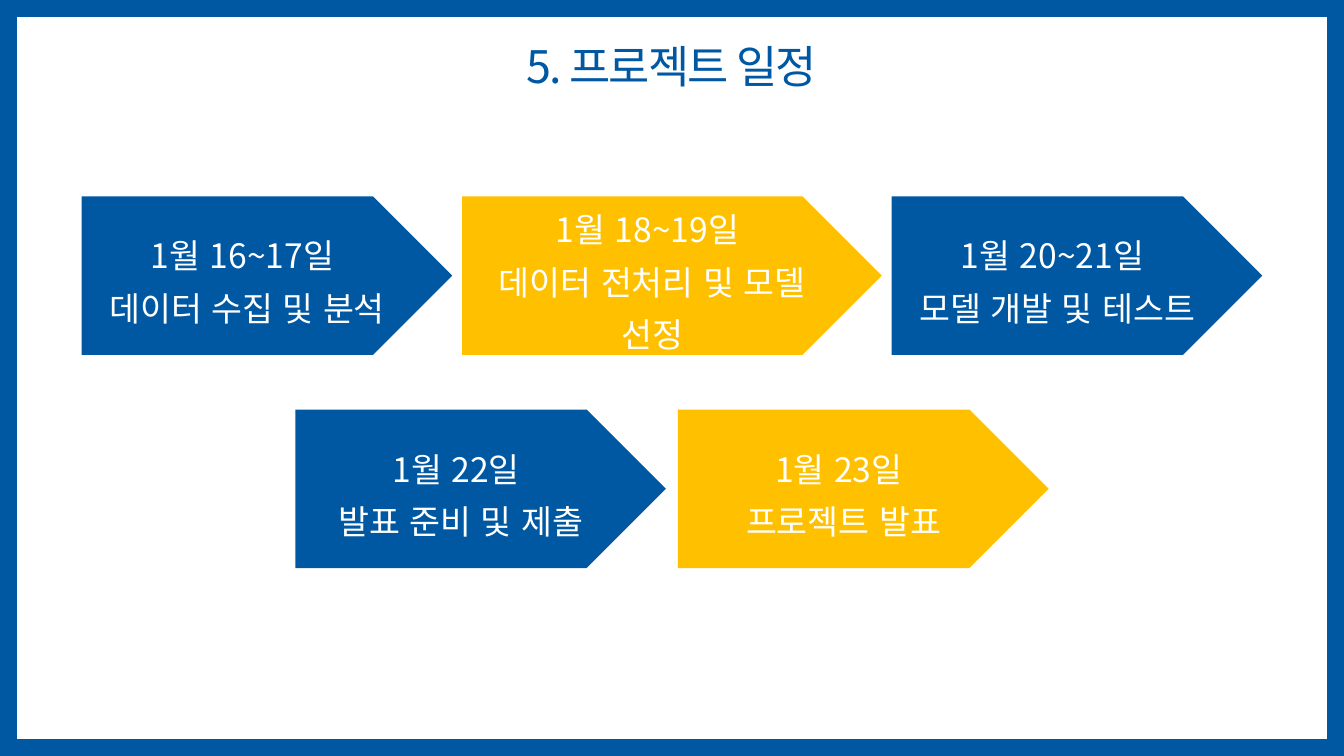
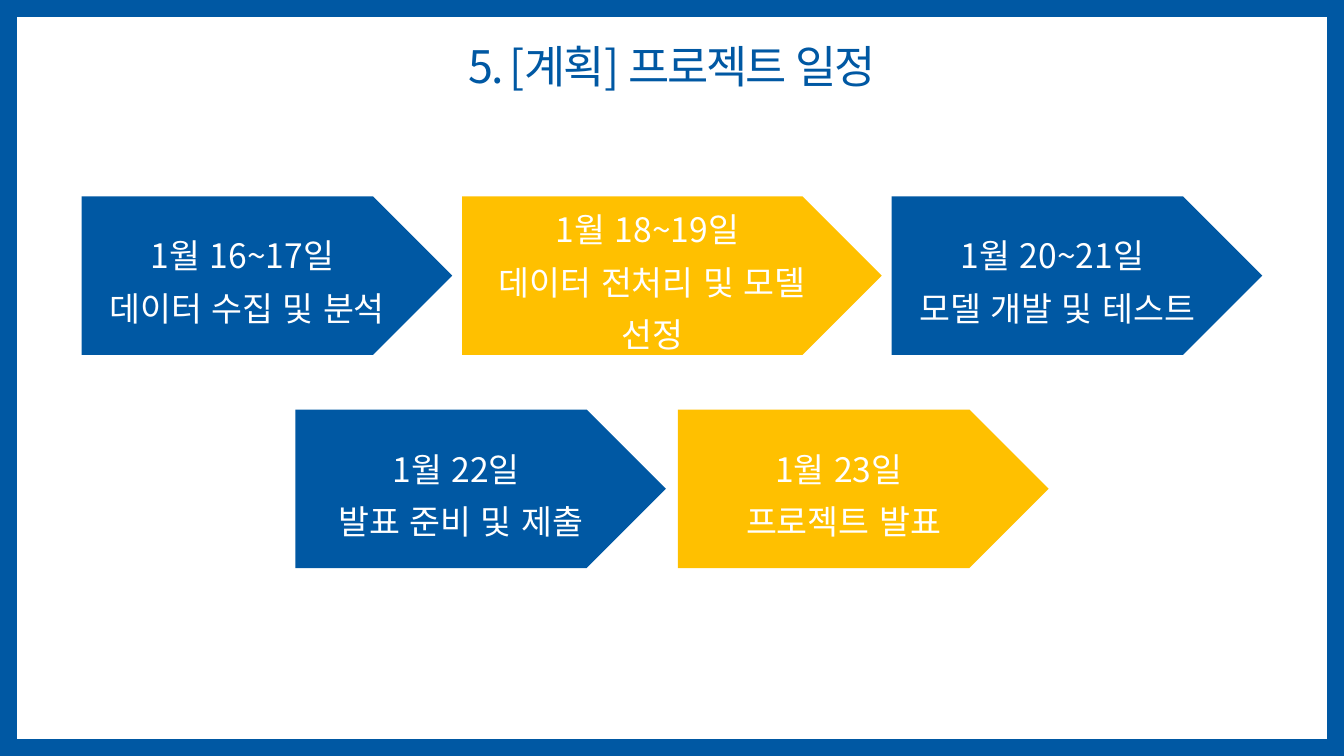
Before and after one commit to jihyeyun00/teamproject_python, a slide deck: slide 10 of 2차 팀프로젝트/6조_날씨-거리-만족도 기반의 제주도 관광지 추천(이현창,김동훈,김호경,윤지혜).pptx (slide 15 before the commit). Drawn at 1344x756 pixels with LibreOffice and Linux fonts; fonts in the diff are those of the drawing. Boxes give left, top, right and bottom in pixels: in the first picture for what was removed or moved away, otherwise in the second. Text is boxed around its words. In the diff, an @@ line names an element or a change of style, - is before the commit and + after.

```diff
--- a/2차 팀프로젝트/6조_날씨-거리-만족도 기반의 제주도 관광지 추천(이현창,김동훈,김호경,윤지혜).pptx
+++ b/2차 팀프로젝트/6조_날씨-거리-만족도 기반의 제주도 관광지 추천(이현창,김동훈,김호경,윤지혜).pptx
@@ title at box(468, 45, 875, 91): text changed @@
-5. 프로젝트 일정
+5. [계획] 프로젝트 일정
```
Also in this commit, not shown: 5 other slides changed, 12 slides added, 6 slides removed, 13 other files.
